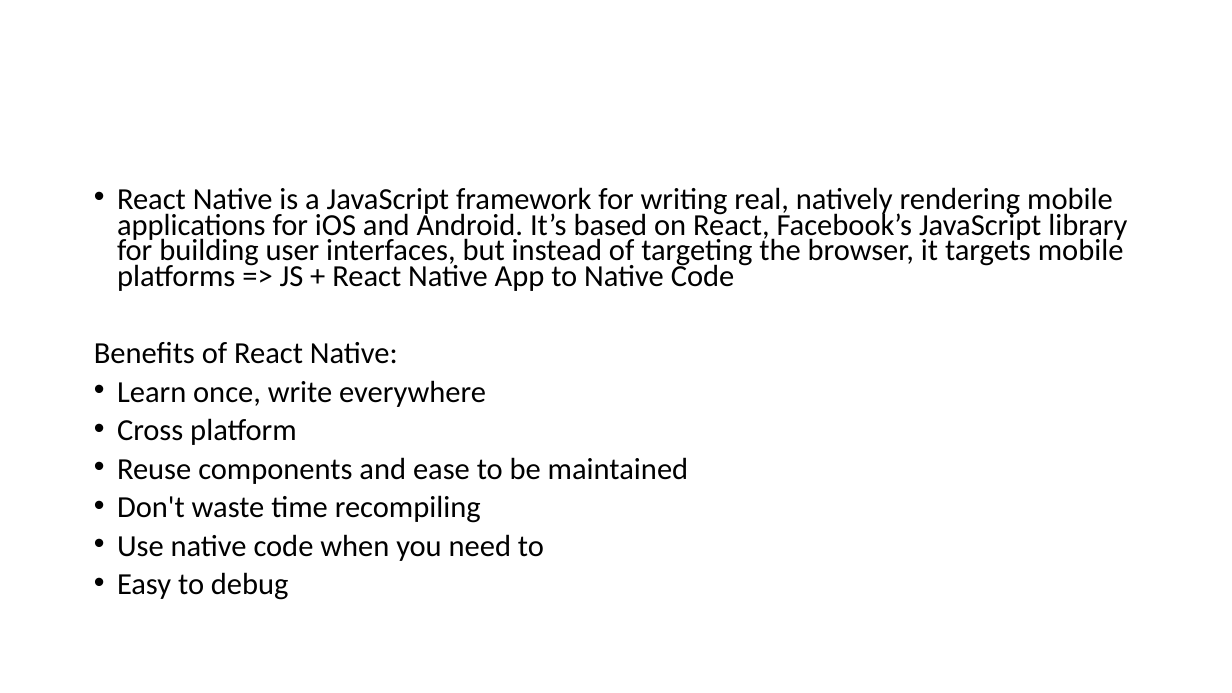
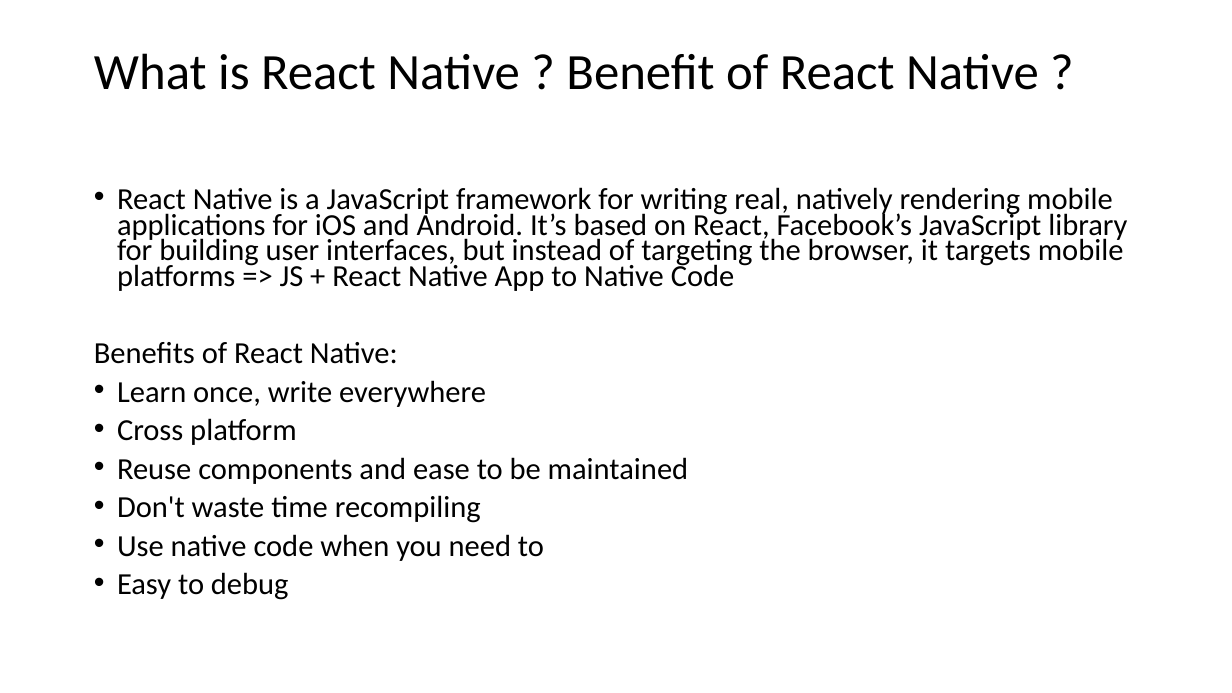
Before and after one commit to ngohungphuc/Presentation, a slide deck: slide 3 of reactnative/React Native.pptx. Drawn at 1232x693 pixels with LibreOffice and Linux fonts; fonts in the diff are those of the drawing. Boxes give left, top, right and bottom in pixels: in the first picture for what was removed or moved away, otherwise in the second. Text is boxed around its words. In the diff, an @@ line names an element or a change of style, - is before the commit and + after.

```diff
--- a/reactnative/React Native.pptx
+++ b/reactnative/React Native.pptx
@@ title added at bbox=[94, 53, 1039, 90], 39.6 pt, text #000000 @@
+What is React Native ? Benefit of React Native ?
```
Also in this commit, not shown: 1 other slide changed, 2 slides added.
